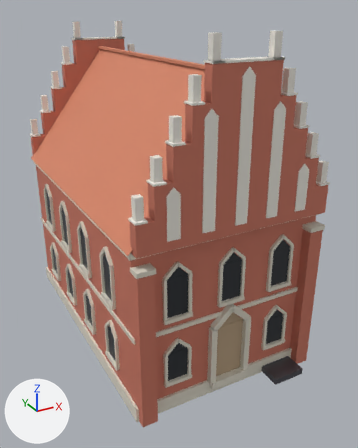
The glTF model public/models/house_patrician_brick.glb: old version first, new version second.
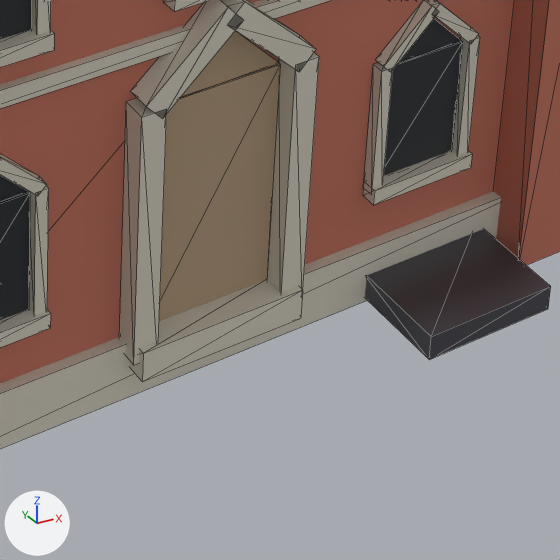
There are two pictures of each version: one whole from a 50 mm camera at (-10.76, -22.02, 16.25) aimed at (0.52, -1.51, 5.99), one close up on the part from 51% to 85% of the width and 68% to 96% of the height. The axes (+X, +Y, +Z) are drawn at lower left. The lights are the same throughout. The last two pictures show the newer version. The close-ups show mesh edges as thin lines. Vertices at exactly the same position are counted once.

The first close-up shows 'HousePatrician'.
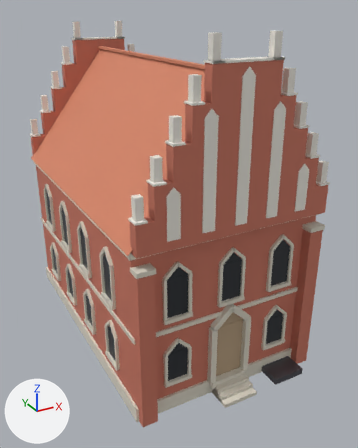
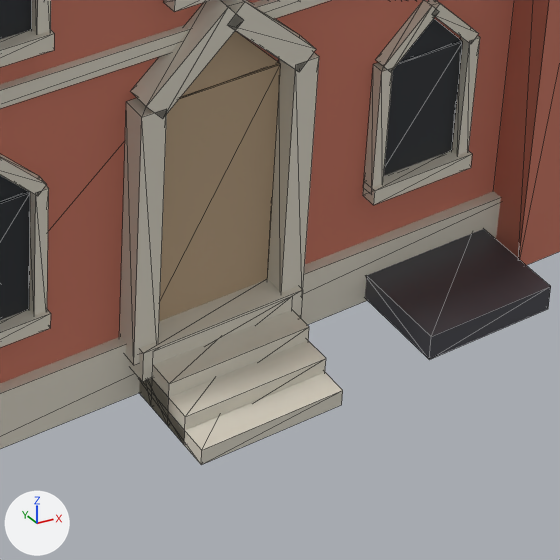
The change, as a list of edits to the scene's bpy script:
```text
Change me_mesh_housepatrician:
    used by ob_housepatrician; location = (0.0, 0.0, 0.0)
    remove me_mesh_housepatrician.from_pydata(...)  # 1832 vertices, 2644 faces; spans x -4.7..4.7, y -8.2..7.5, z 0.0..15.4
    add me_mesh_housepatrician.from_pydata(...)  # 1858 vertices, 2692 faces; spans x -4.7..4.7, y -8.2..7.5, z 0.0..15.4
    me_mesh_housepatrician part 1: a new loose piece of 26 vertices spanning x -0.9..0.9, y -8.2..-7.0, z 0.0..0.7, in mat_limestone (pale yellow #ddd7c8)
```

What differs and where, as boxes [x1, y1, x2, y2] in the close-ups (560 x 560 px):
'HousePatrician', reshaped: before [0, 0, 560, 449]; after [0, 0, 560, 465]
part 1 of me_mesh_housepatrician, added (pale yellow): after [139, 310, 343, 465]
